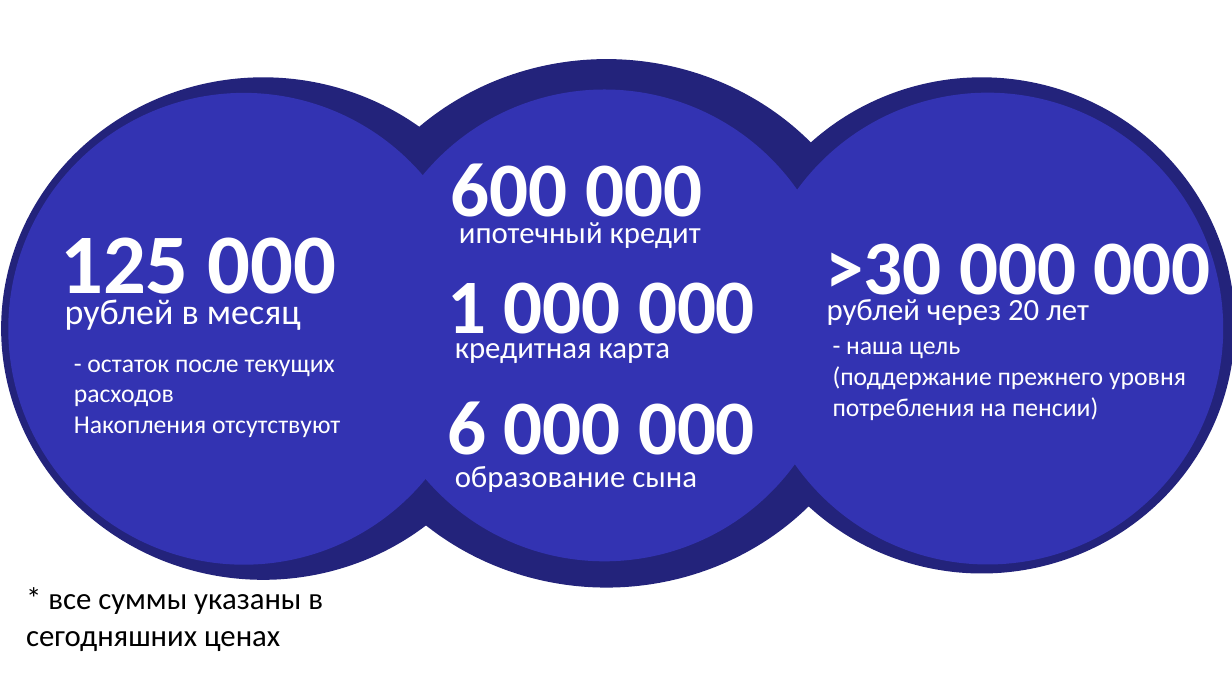
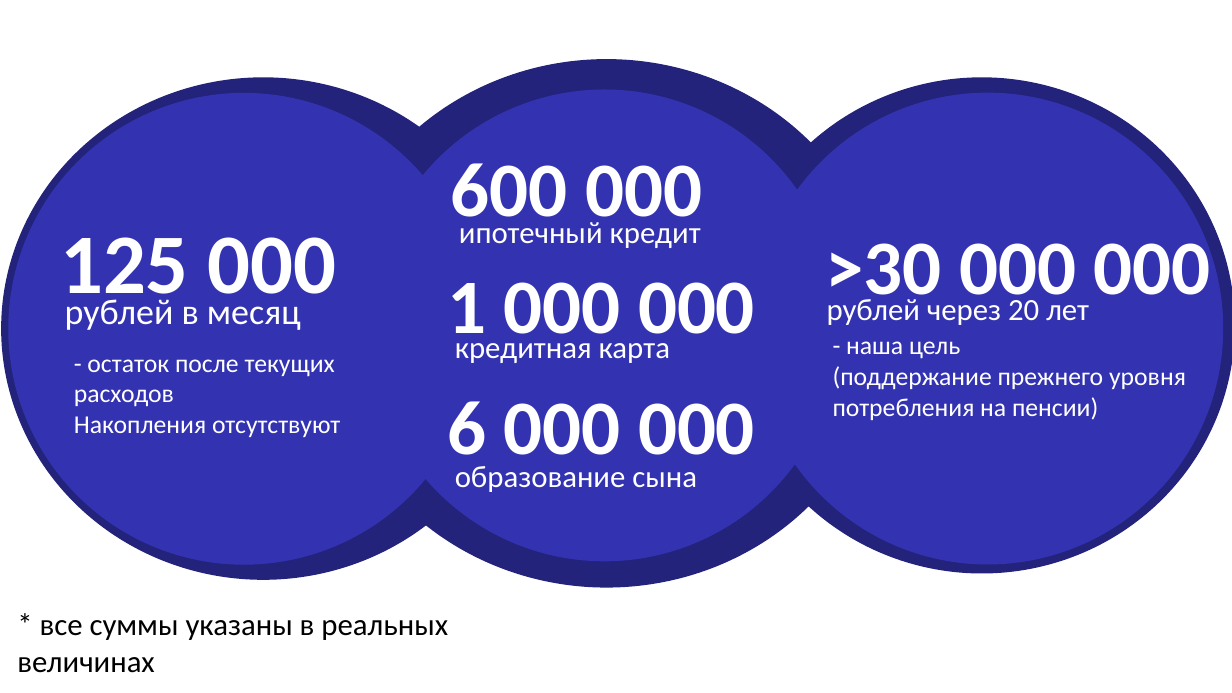
Before and after one commit to justniks/case_finance, a slide deck: slide 2 of финансы_преза.pptx. Drawn at 1232x693 pixels with LibreOffice and Linux fonts; fonts in the diff are those of the drawing. Boxes give left, top, right and bottom in pixels: in the first picture for what was removed or moved away, otherwise in the second. Text is boxed around its words. In the diff, an @@ line names an element or a change of style, - is before the commit and + after.

```diff
--- a/финансы_преза.pptx
+++ b/финансы_преза.pptx
@@ text at box(17, 620, 448, 673): text changed @@
-* все суммы указаны в сегодняшних ценах
+* все суммы указаны в реальных величинах
```
Also in this commit, not shown: 2 other files.
